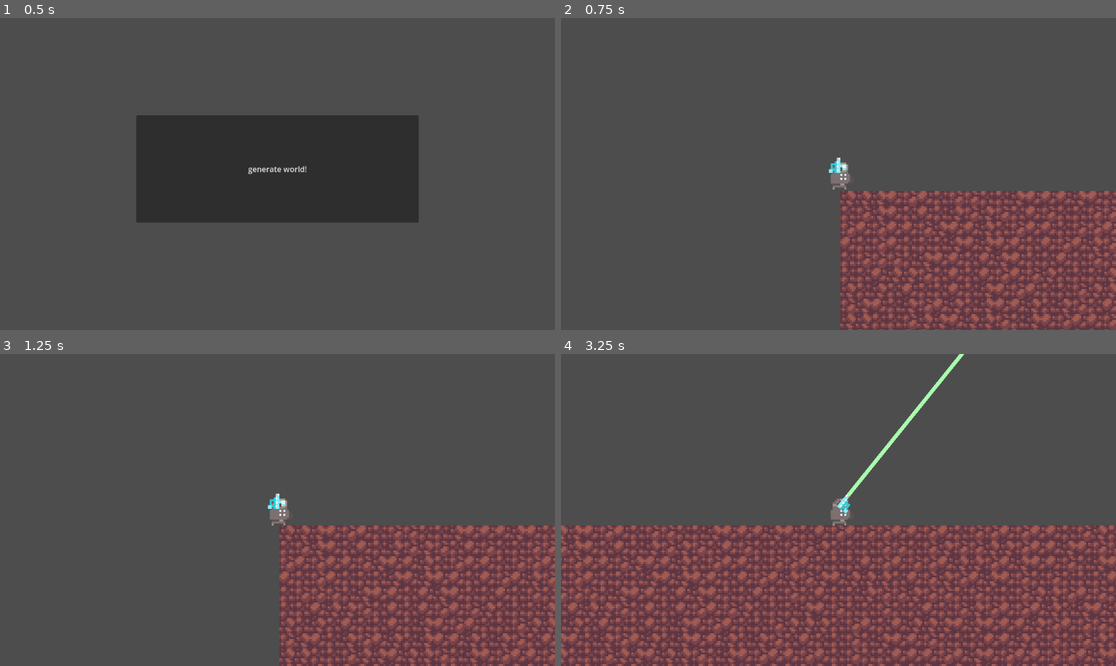
Above: before the commit, frames 1-4 (two rows, left to right).
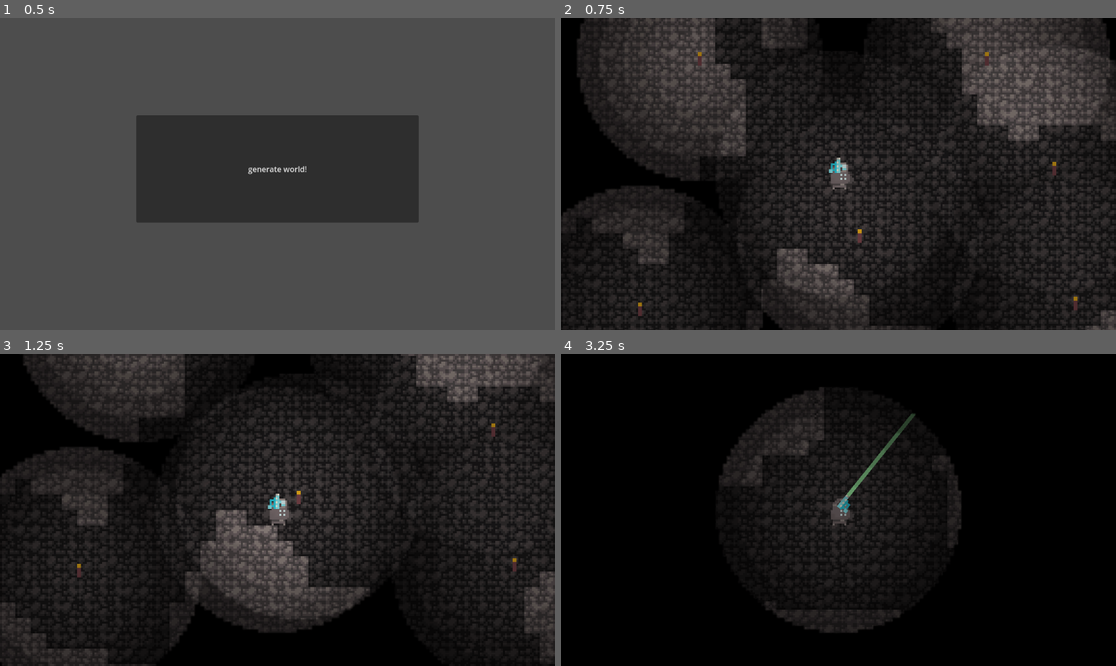
Above: after the commit, the same moments.

Repository: tygutowski/2d-mining-sandbox
Game: Godot game, scene res://Game/Main Menu.tscn
Same seed, same stepped clock (60 frames per second), same inputs: the game is played once before the commit and once after it.
Inputs (mouse positions are in pixels of both pictures, inside the frame that each line leads up to):
- Up to frame 1 (0.5 s): no input
- Up to frame 2 (0.75 s): click "generate world!" at 0.5 s
- Up to frame 3 (1.25 s): no input
- Up to frame 4 (3.25 s): tap Enter at 1.25 s; move the mouse to (960, 494) at 1.27 s; press the mouse at (960, 494) at 1.28 s; hold D (run_right) 1.28-2.78 s; tap Space (jump) at 1.52, 2.27 s; move the mouse to (727, 525) at 2.02 s; release the mouse at (727, 525) at 2.03 s; click (727, 525) at 2.1 s; move the mouse to (894, 441) at 2.77 s; press the mouse at (894, 441) at 2.78 s; hold A (run_left) from 2.78 s (still down)

Frame 1 is identical in both runs. In frame 2, 89% of the frame differs, in the area x 0-100%, y 0-100%; in frame 3, 93%; in frame 4, 100%.

Commit message:
worldgen and lighting

Diff:
--- a/Game/LevelData.gd
+++ b/Game/LevelData.gd
@@ -1,6 +1,13 @@
 extends Node
 
-enum blocks {AIR,DIRT,STONE,IRON_ORE}
+var blocks = {
+	'AIR': -1,
+	'DIRT': 1,
+	'STONE': 2,
+	'IRON_ORE': 3}
+var backgrounds = {
+	'AIR': -1,
+	'STONE': 1002}
 @onready var tilemap = get_tree().get_first_node_in_group("tilemap")
 var tile_list = []
 var gravity = 500
--- a/Game/Main Menu.gd
+++ b/Game/Main Menu.gd
@@ -1,20 +1,35 @@
 extends Button
 
 var tilemap
+var noise
+
+func _ready():
+	noise = FastNoiseLite.new()
+	noise.noise_type = 0
+	noise.seed = 0#randi()
+	noise.frequency = .05
+	noise.fractal_octaves = 2
 
 func _on_pressed(): # Generate the world!
+	visible = false
 	disabled = true
 	var game = load("res://Game/Main.tscn").instantiate()
 	get_parent().add_child(game)
 	tilemap = game.get_node("Level/TileMap")
 	for x in range(100):
-		for y in range(10):
-			gen_cell(x, y, LevelData.blocks.DIRT)
-			gen_cell(x, y+10, LevelData.blocks.STONE)
+		for y in range(100):
+			if noise.get_noise_2d(x,y) > 0:
+				pass
+			else:
+				gen_tile(x, y, LevelData.blocks['STONE'])
+			gen_bg(x, y, LevelData.backgrounds['STONE'])
 
 func random_tile(tile_id):
 	var answer = randi_range(0, tilemap.tile_set.get_source(tile_id).get_tiles_count() - 1)
 	return Vector2(answer, 0)
 
-func gen_cell(x, y, type):
+func gen_tile(x, y, type):
 	tilemap.set_cell(0, Vector2(x, y), type, random_tile(type))
+
+func gen_bg(x, y, type):
+	tilemap.set_cell(2, Vector2(x, y), type, random_tile(type))
--- a/Game/Main Menu.tscn
+++ b/Game/Main Menu.tscn
@@ -10,6 +10,8 @@
 offset_top = 202.0
 offset_right = -283.0
 offset_bottom = -223.0
+grow_horizontal = 2
+grow_vertical = 2
 size_flags_horizontal = 4
 text = "generate world!"
 script = ExtResource("1_0va2x")
--- a/Game/Main.tscn
+++ b/Game/Main.tscn
@@ -6,6 +6,10 @@
 [ext_resource type="Texture2D" uid="uid://bdj2i23ymtx58" path="res://Blocks/dirt-tileset.png" id="3_658ud"]
 [ext_resource type="PackedScene" uid="uid://dshp4uae0cui7" path="res://Player/Player.tscn" id="3_e7doq"]
 [ext_resource type="Texture2D" uid="uid://bkv1xb1r1so6k" path="res://Blocks/iron-ore-tileset.png" id="4_gkktc"]
+[ext_resource type="Texture2D" uid="uid://s0rerrddiicr" path="res://Blocks/stone-background-tileset.png" id="5_80nf7"]
+[ext_resource type="Texture2D" uid="uid://c51vdcww3wtyc" path="res://UI/black-box-export.png" id="8_7bnmk"]
+[ext_resource type="PackedScene" uid="uid://s0n06kgyuuvd" path="res://Light.tscn" id="9_6t285"]
+[ext_resource type="PackedScene" uid="uid://b525enuiy2v2p" path="res://Torch.tscn" id="10_a4jwi"]
 
 [sub_resource type="TileSetAtlasSource" id="TileSetAtlasSource_mpeyk"]
 texture = ExtResource("3_658ud")
@@ -39,11 +43,26 @@
 3:0/0/custom_data_2 = "self"
 3:0/0/custom_data_3 = "dirt"
 
+[sub_resource type="TileSetAtlasSource" id="TileSetAtlasSource_207oj"]
+texture = ExtResource("5_80nf7")
+texture_region_size = Vector2i(8, 8)
+0:0/0 = 0
+0:0/0/physics_layer_0/linear_velocity = Vector2(0, 0)
+0:0/0/physics_layer_0/angular_velocity = 0.0
+1:0/0 = 0
+1:0/0/physics_layer_0/linear_velocity = Vector2(0, 0)
+1:0/0/physics_layer_0/angular_velocity = 0.0
+2:0/0 = 0
+2:0/0/physics_layer_0/linear_velocity = Vector2(0, 0)
+2:0/0/physics_layer_0/angular_velocity = 0.0
+3:0/0 = 0
+3:0/0/physics_layer_0/linear_velocity = Vector2(0, 0)
+3:0/0/physics_layer_0/angular_velocity = 0.0
+
 [sub_resource type="TileSetAtlasSource" id="TileSetAtlasSource_yoebl"]
 texture = ExtResource("2_lrivv")
 texture_region_size = Vector2i(8, 8)
 0:0/0 = 0
-0:0/0/terrain = 1
 0:0/0/probability = 0.1
 0:0/0/physics_layer_0/linear_velocity = Vector2(0, 0)
 0:0/0/physics_layer_0/angular_velocity = 0.0
@@ -52,7 +71,6 @@
 0:0/0/custom_data_2 = "self"
 0:0/0/custom_data_3 = "stone"
 2:0/0 = 0
-2:0/0/terrain = 1
 2:0/0/probability = 0.1
 2:0/0/physics_layer_0/linear_velocity = Vector2(0, 0)
 2:0/0/physics_layer_0/angular_velocity = 0.0
@@ -61,7 +79,6 @@
 2:0/0/custom_data_2 = "self"
 2:0/0/custom_data_3 = "stone"
 1:0/0 = 0
-1:0/0/terrain = 1
 1:0/0/probability = 0.8
 1:0/0/physics_layer_0/linear_velocity = Vector2(0, 0)
 1:0/0/physics_layer_0/angular_velocity = 0.0
@@ -81,7 +98,6 @@
 texture = ExtResource("4_gkktc")
 texture_region_size = Vector2i(8, 8)
 0:0/0 = 0
-0:0/0/terrain = 2
 0:0/0/physics_layer_0/linear_velocity = Vector2(0, 0)
 0:0/0/physics_layer_0/angular_velocity = 0.0
 0:0/0/physics_layer_0/polygon_0/points = PackedVector2Array(-4, -4, 4, -4, 4, 4, -4, 4)
@@ -122,12 +138,27 @@
 custom_data_layer_3/name = "block name"
 custom_data_layer_3/type = 4
 sources/999 = SubResource("TileSetAtlasSource_8nkmo")
+sources/1002 = SubResource("TileSetAtlasSource_207oj")
+sources/3 = SubResource("TileSetAtlasSource_2iho6")
+sources/1 = SubResource("TileSetAtlasSource_mpeyk")
 sources/2 = SubResource("TileSetAtlasSource_yoebl")
-sources/1 = SubResource("TileSetAtlasSource_mpeyk")
-sources/3 = SubResource("TileSetAtlasSource_2iho6")
 
 [node name="Main" type="Node2D"]
 script = ExtResource("1_eq0eg")
+
+[node name="CanvasLayer" type="CanvasLayer" parent="."]
+
+[node name="TextureRect" type="TextureRect" parent="CanvasLayer"]
+visible = false
+anchors_preset = 15
+anchor_right = 1.0
+anchor_bottom = 1.0
+grow_horizontal = 2
+grow_vertical = 2
+texture = ExtResource("8_7bnmk")
+
+[node name="CanvasModulate" type="CanvasModulate" parent="."]
+color = Color(0, 0, 0, 1)
 
 [node name="Level" type="Node2D" parent="." groups=["level"]]
 
@@ -144,10 +175,37 @@
 layer_1/y_sort_origin = 0
 layer_1/z_index = 0
 layer_1/tile_data = PackedInt32Array()
+layer_2/name = "background"
+layer_2/enabled = true
+layer_2/modulate = Color(1, 1, 1, 1)
+layer_2/y_sort_enabled = true
+layer_2/y_sort_origin = 0
+layer_2/z_index = -1
+layer_2/tile_data = PackedInt32Array()
 
 [node name="CharacterBody2D" parent="Level" instance=ExtResource("3_e7doq")]
-position = Vector2(-1, -18)
+position = Vector2(248, 192)
+
+[node name="PointLight2D" parent="Level/CharacterBody2D" instance=ExtResource("9_6t285")]
 
 [node name="Camera2D" type="Camera2D" parent="Level/CharacterBody2D"]
 current = true
 zoom = Vector2(4, 4)
+
+[node name="Node2D" parent="." instance=ExtResource("10_a4jwi")]
+position = Vector2(176, 141)
+
+[node name="Node2D2" parent="." instance=ExtResource("10_a4jwi")]
+position = Vector2(325, 141)
+
+[node name="Node2D3" parent="." instance=ExtResource("10_a4jwi")]
+position = Vector2(145, 271)
+
+[node name="Node2D4" parent="." instance=ExtResource("10_a4jwi")]
+position = Vector2(259, 233)
+
+[node name="Node2D5" parent="." instance=ExtResource("10_a4jwi")]
+position = Vector2(371, 268)
+
+[node name="Node2D6" parent="." instance=ExtResource("10_a4jwi")]
+position = Vector2(360, 198)
--- a/Items/Item.tscn
+++ b/Items/Item.tscn
@@ -1,7 +1,6 @@
-[gd_scene load_steps=6 format=3 uid="uid://cbfbipy2aj5od"]
+[gd_scene load_steps=5 format=3 uid="uid://cbfbipy2aj5od"]
 
 [ext_resource type="Script" path="res://Items/Item.gd" id="1_p1mn2"]
-[ext_resource type="Texture2D" uid="uid://c31iew2tw4xpd" path="res://Blocks/blocks-tileset.png" id="2_5r5kc"]
 [ext_resource type="AudioStream" uid="uid://c1uvdoc4l8817" path="res://Blocks/Pop.mp3" id="3_lveac"]
 
 [sub_resource type="RectangleShape2D" id="RectangleShape2D_a8mad"]
@@ -20,7 +19,6 @@
 [node name="Sprite2D" type="Sprite2D" parent="."]
 texture_filter = 1
 scale = Vector2(0.8, 0.8)
-texture = ExtResource("2_5r5kc")
 
 [node name="Area2D" type="Area2D" parent="." groups=["item"]]
 
--- /dev/null
+++ b/Light.tscn
@@ -0,0 +1,7 @@
+[gd_scene load_steps=2 format=3 uid="uid://s0n06kgyuuvd"]
+
+[ext_resource type="Texture2D" uid="uid://c5nsefu0ycjrr" path="res://UI/light.png" id="1_rej03"]
+
+[node name="PointLight2D" type="PointLight2D"]
+blend_mode = 2
+texture = ExtResource("1_rej03")
--- a/Player/Player.gd
+++ b/Player/Player.gd
@@ -87,7 +87,7 @@
 		manipulate_tile(tile)
 
 func manipulate_tile(tile):
-	tile.take_damage(10)
+	tile.take_damage(100)
 
 func add_to_inventory(item):
 	item.queue_free()
--- a/Player/Player.tscn
+++ b/Player/Player.tscn
@@ -86,7 +86,6 @@
 texture = ExtResource("1_gcu75")
 hframes = 8
 vframes = 2
-frame = 4
 
 [node name="AnimationPlayer" type="AnimationPlayer" parent="."]
 libraries = {
--- /dev/null
+++ b/Torch.tscn
@@ -0,0 +1,12 @@
+[gd_scene load_steps=3 format=3 uid="uid://b525enuiy2v2p"]
+
+[ext_resource type="Texture2D" uid="uid://cq6y2obwexbr1" path="res://Blocks/torch.png" id="1_saln5"]
+[ext_resource type="PackedScene" uid="uid://s0n06kgyuuvd" path="res://Light.tscn" id="2_om2gh"]
+
+[node name="Node2D" type="Node2D"]
+
+[node name="Sprite2D" type="Sprite2D" parent="."]
+texture_filter = 1
+texture = ExtResource("1_saln5")
+
+[node name="PointLight2D" parent="." instance=ExtResource("2_om2gh")]
Binary file added: Blocks/stone-background-tileset.png
Not shown, added: Blocks/stone-background-tileset.png.import
Binary file added: Blocks/torch.png
Not shown, added: Blocks/torch.png.import
Not shown: 1 places in Game/Main.tscn that only renumber resources
Binary file added: UI/black-box-export.png
Not shown, added: UI/black-box-export.png.import
Binary file added: UI/black-box.aseprite
Binary file added: UI/black-box.png
Not shown, added: UI/black-box.png.import
Binary file added: UI/light-2.png
Not shown, added: UI/light-2.png.import
(and 6 more such lines)
